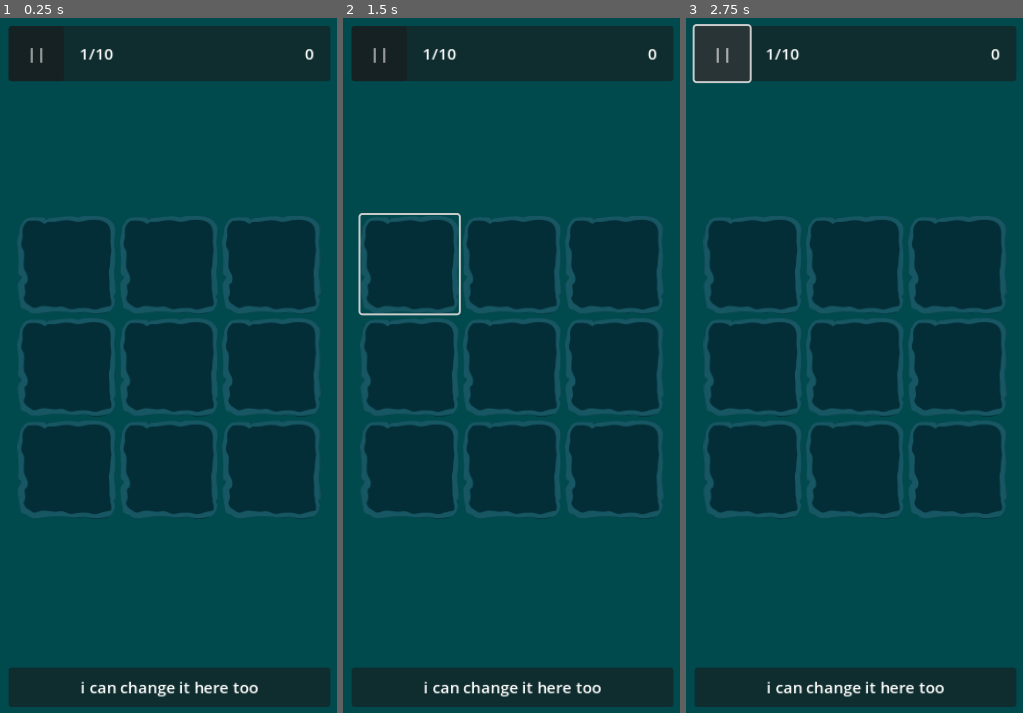
Above: before the commit, frames 1-3 (left to right).
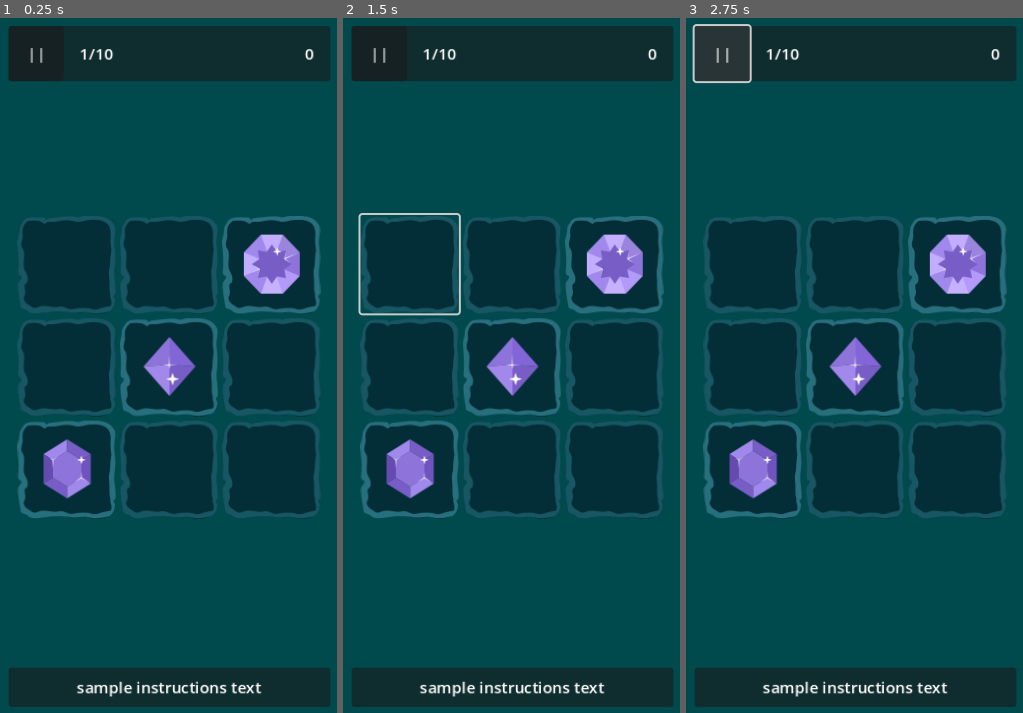
Above: after the commit, the same moments.

Repository: SugarF0x/hidden-gems-gd
Game: Godot game, scene res://hidden_gems_scene.tscn
The game is run twice, just before and just after one commit, with the same random seed, the same clock (stepped at 60 frames per second) and the same inputs.
Inputs (mouse positions are in pixels of both pictures, inside the frame that each line leads up to):
- Up to frame 1 (0.25 s): no input
- Up to frame 2 (1.5 s): click "||" at 0.5 s; click (410, 261) at 1.27 s
- Up to frame 3 (2.75 s): click "||" at 2 s

The runs differ from the first frame. In frame 1, 4.9% of the frame differs, in the area x 5-95%, y 28-98%; in frame 2, 4.9%; in frame 3, 4.9%.

Commit message:
add gem randomization to grid

Diff:
--- a/grid.gd
+++ b/grid.gd
@@ -14,11 +14,33 @@
 		height = value
 		redraw_grid()
 
-func _ready():
-	if Engine.is_editor_hint(): redraw_grid()
+@export var gem_count: int = 2:
+	set(value):
+		gem_count = value
+		randomize_gem_indexes()
+		redraw_grid()
 
-func redraw_grid():
+var gem_indexes: Array[int] = []
+
+func _ready() -> void:
+	randomize_gem_indexes()
+	redraw_grid()
+	_editor_on_ready()
+
+func redraw_grid() -> void:
 	for child in get_children(): child.queue_free()
 	for n in (height * width):
-		var item = gem_scene.instantiate()
+		var item := gem_scene.instantiate() as Gem
 		add_child(item)
+		item.state = Gem.BackgroundState.FOUND if n in gem_indexes else Gem.BackgroundState.EMPTY
+
+func randomize_gem_indexes() -> void:
+	gem_indexes.clear()
+	var pool: Array[int] = []
+	for i in range(width * height): pool.append(i)
+	pool.shuffle()
+	gem_indexes = pool.slice(0, gem_count)
+
+func _editor_on_ready() -> void:
+	if not Engine.is_editor_hint(): return
+	pass
--- a/hidden_gems_scene.tscn
+++ b/hidden_gems_scene.tscn
@@ -44,12 +44,11 @@
 
 [node name="Instructions" parent="UI/MarginContainer" instance=ExtResource("2_faga1")]
 layout_mode = 2
-text = "i can change it here too"
 
 [node name="Grid" parent="UI/MarginContainer" instance=ExtResource("3_jakn1")]
 layout_mode = 2
 size_flags_horizontal = 4
 size_flags_vertical = 4
 columns = 3
-height = 3
 width = 3
+gem_count = 3
